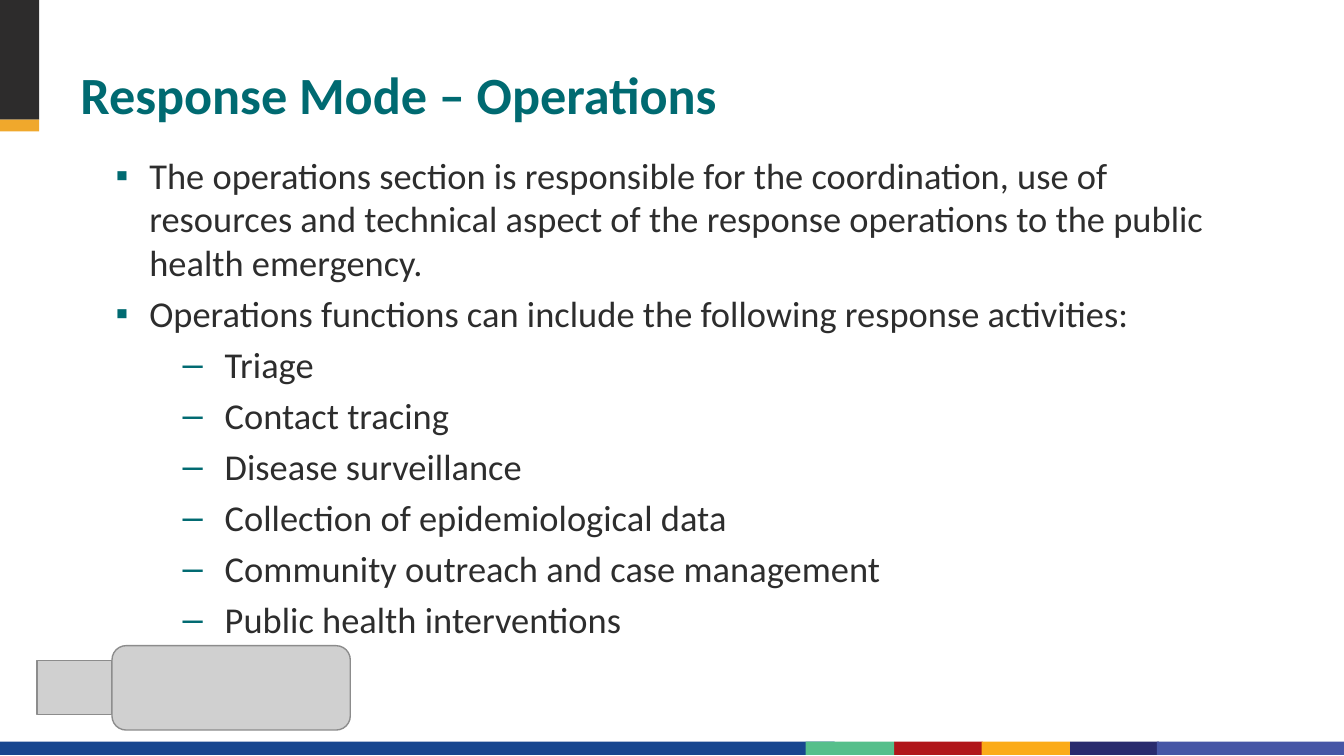
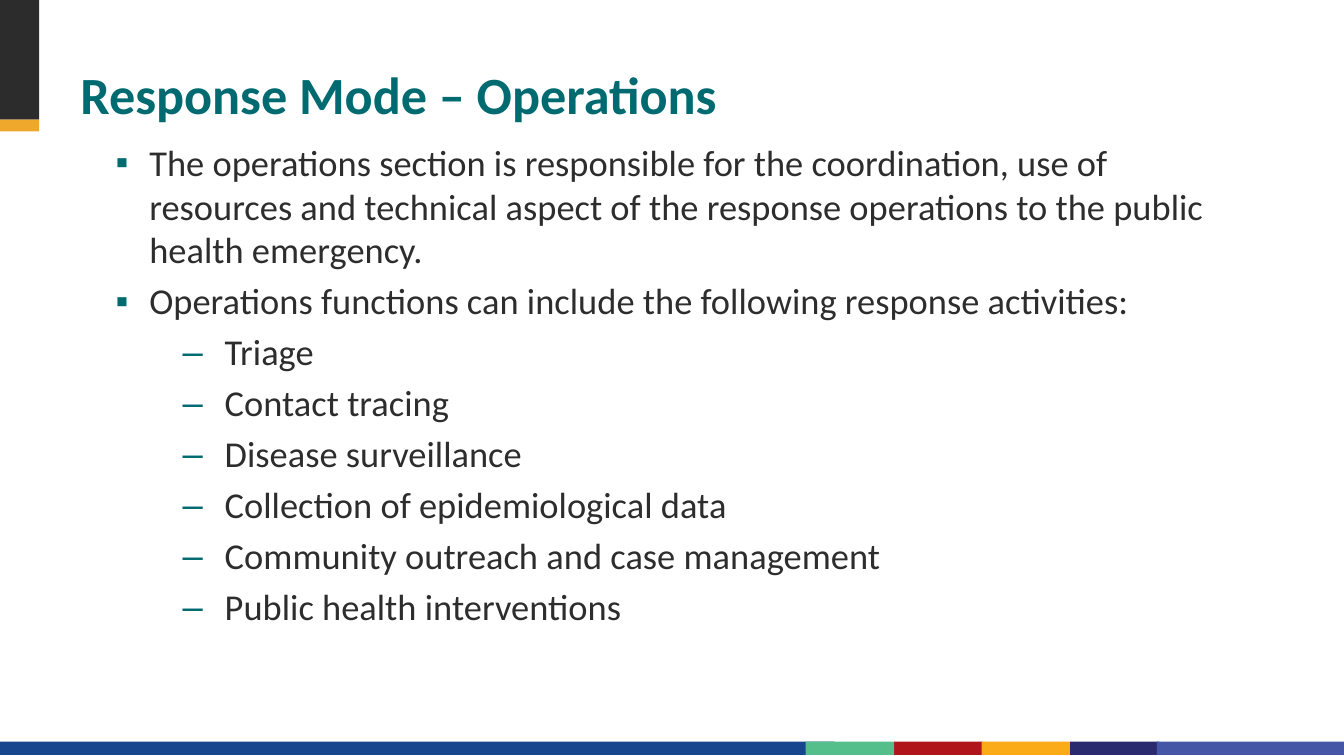
Before and after one commit to talus-analytics-bus/cdc-eoc, a slide deck: slide 21 of src/assets/documents/EOC Development Tool/5 - How do we operate our EOC/operate-5-2020-eoc-covid-19-operations-guide.pptx. Drawn at 1344x756 pixels with LibreOffice and Linux fonts; fonts in the diff are those of the drawing; grey boxes stand for pictures; background and template pictures are left out. Boxes give left, top, right and bottom in pixels: in the first picture for what was removed or moved away, otherwise in the second. Text is boxed around its words. In the diff, an @@ line names an element or a change of style, - is before the commit and + after.

```diff
--- a/src/assets/documents/EOC Development Tool/5 - How do we operate our EOC/operate-5-2020-eoc-covid-19-operations-guide.pptx
+++ b/src/assets/documents/EOC Development Tool/5 - How do we operate our EOC/operate-5-2020-eoc-covid-19-operations-guide.pptx
@@ text "The operations section is responsible ...": place and size @@
-text "The operations section is responsible ..." at (149, 163, 1202, 634)
+text "The operations section is responsible ..." at (149, 150, 1202, 621)
@@ rectangle removed at (0, 653, 224, 735) @@
@@ picture removed at (112, 645, 349, 730) @@
@@ picture removed at (36, 660, 112, 714) @@
```
Also in this commit, not shown: 28 other slides changed, 4 other files.
